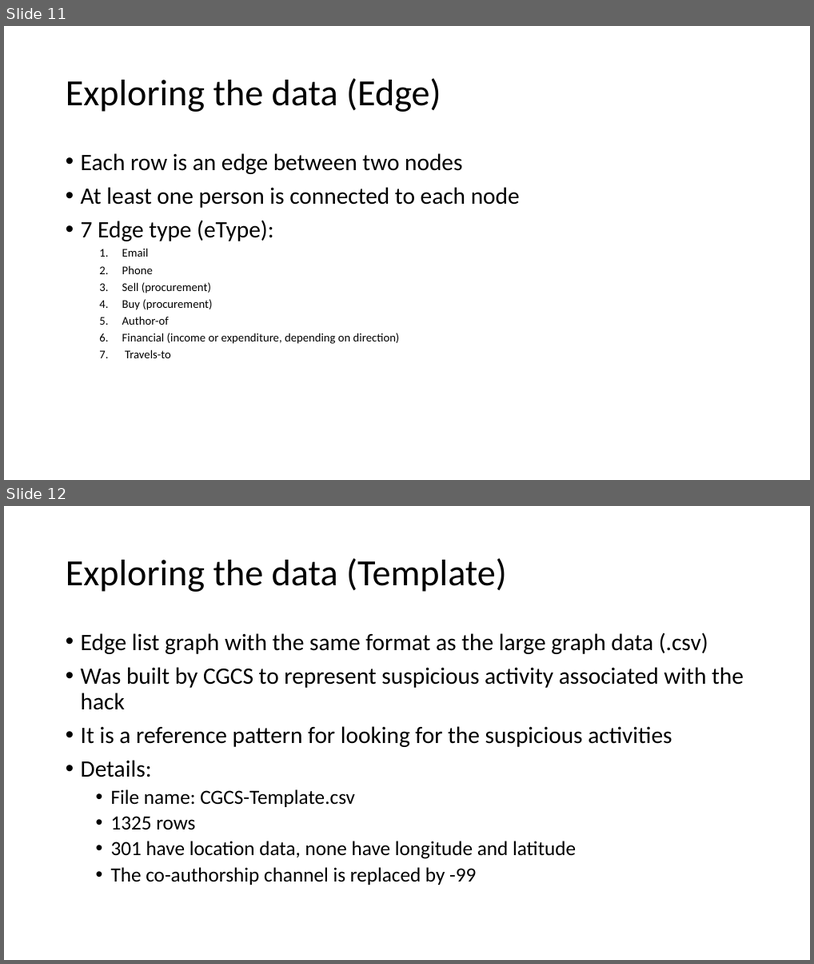
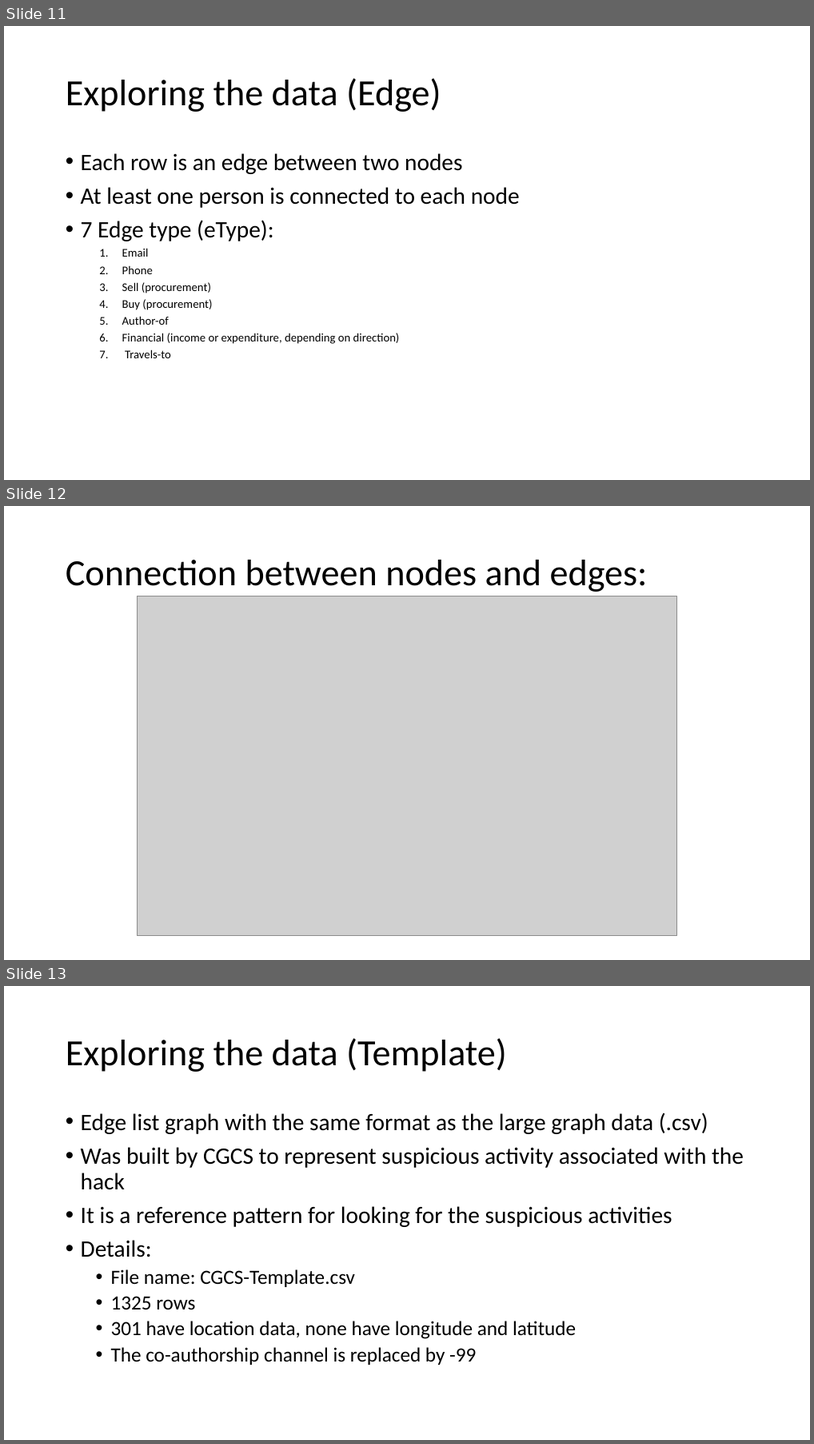
Before and after one commit to AtrayeeNeog/Visualization_2019-20, a slide deck: Documentation/Project_Presentation_v1.pptx. Shown one above the other, each under a label of ours: slides 11 and 12 before the commit, slides 11, 12 and 13 after it. The pictures are 814x964 and 814x1444 pixels, drawn with LibreOffice and Linux fonts; fonts in the diff are those of the drawing; grey boxes stand for pictures. Boxes give left, top, right and bottom in pixels: in the first picture for what was removed or moved away, otherwise in the second. Text is boxed around its words. In the diff, an @@ line names an element or a change of style, - is before the commit and + after.

```diff
--- a/Documentation/Project_Presentation_v1.pptx
+++ b/Documentation/Project_Presentation_v1.pptx
@@ slide 12 added at <box>4,506,810,960</box>, background #FFFFFF @@
@@ title added at <box>66,560,648,592</box>, 44 pt, text #000000 @@
+Connection between nodes and edges:
@@ picture added at <box>137,596,678,936</box> @@
@@ what was slide 12 is now slide 13 @@
```
Also in this commit, not shown: 2 slides changed, 2 other slides added, 1 slide removed.
